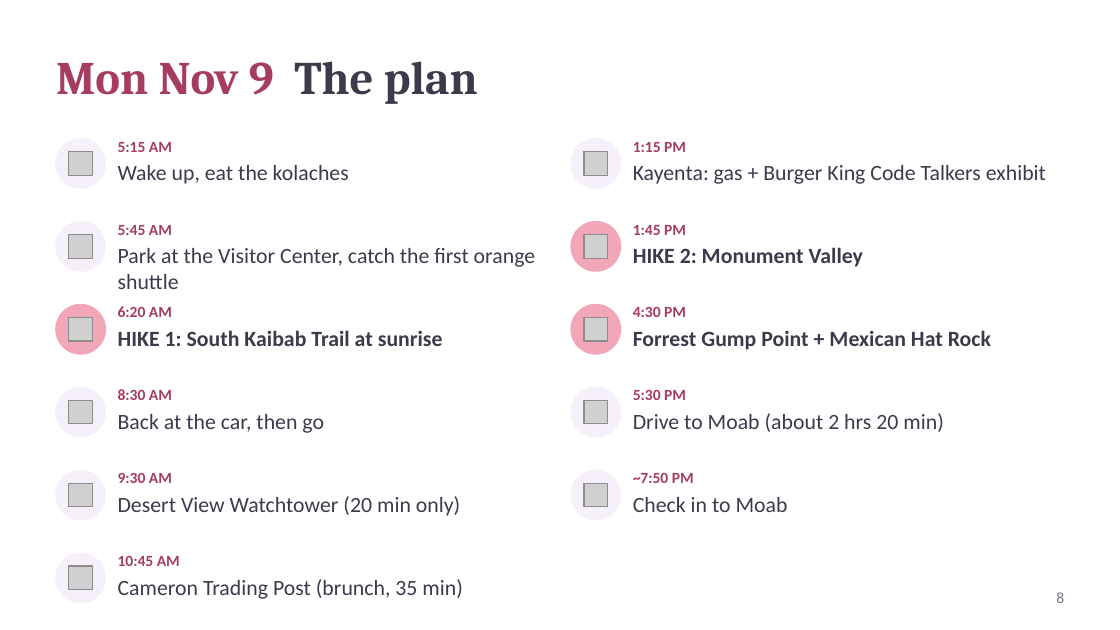
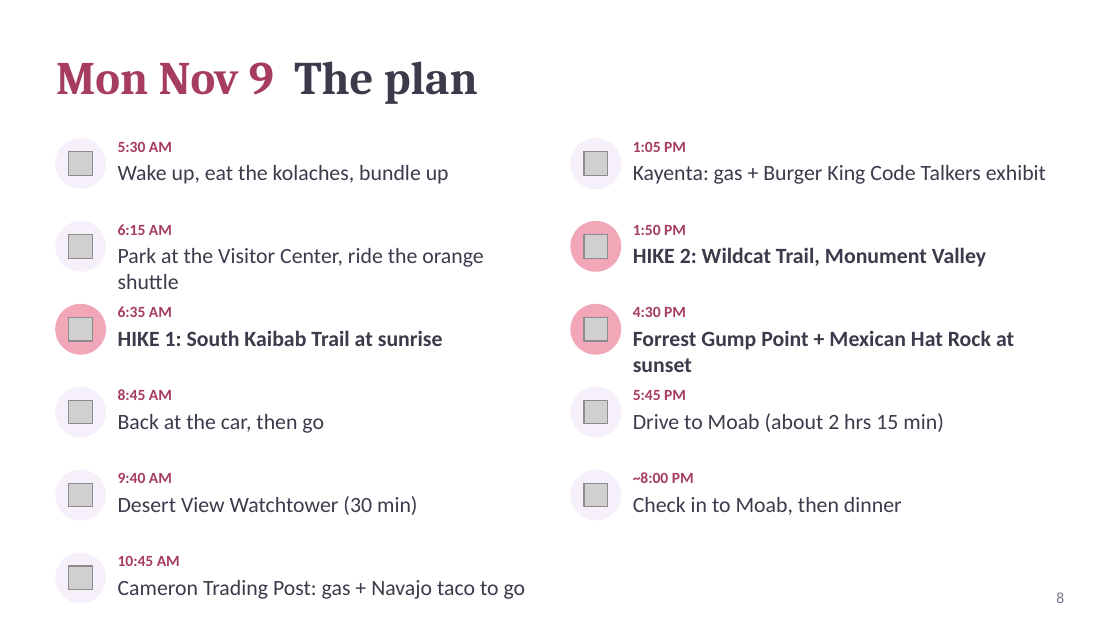
Before and after one commit to kohl-crypto/desert-to-divide, a slide deck: slide 8 of Desert-to-Divide-Tour-Guide.pptx. Drawn at 1120x630 pixels with LibreOffice and Linux fonts; fonts in the diff are those of the drawing; grey boxes stand for pictures. Boxes give left, top, right and bottom in pixels: in the first picture for what was removed or moved away, otherwise in the second. Text is boxed around its words. In the diff, an @@ line names an element or a change of style, - is before the commit and + after.

Commit message:
Itinerary v3: buffers, car/parking/shuttle logistics, SW Colorado flood + weather check, November highlights

```diff
--- a/Desert-to-Divide-Tour-Guide.pptx
+++ b/Desert-to-Divide-Tour-Guide.pptx
@@ text at [118, 142, 172, 152]: text changed @@
-5:15 AM
+5:30 AM
@@ text at [633, 142, 686, 152]: text changed @@
-1:15 PM
+1:05 PM
@@ text at [118, 165, 449, 184]: text changed @@
-Wake up, eat the kolaches
+Wake up, eat the kolaches, bundle up
@@ text at [118, 224, 172, 235]: text changed @@
-5:45 AM
+6:15 AM
@@ text at [633, 225, 686, 235]: text changed @@
-1:45 PM
+1:50 PM
@@ text at [118, 248, 483, 289]: text changed @@
-Park at the Visitor Center, catch the first orange shuttle
+Park at the Visitor Center, ride the orange shuttle
@@ text at [633, 247, 986, 267]: text changed @@
-HIKE 2: Monument Valley
+HIKE 2: Wildcat Trail, Monument Valley
@@ text at [118, 306, 172, 317]: text changed @@
-6:20 AM
+6:35 AM
@@ text at [633, 330, 1014, 372]: text changed @@
-Forrest Gump Point + Mexican Hat Rock
+Forrest Gump Point + Mexican Hat Rock at sunset
@@ text at [118, 389, 172, 400]: text changed @@
-8:30 AM
+8:45 AM
@@ text at [633, 413, 943, 432]: text changed @@
-Drive to Moab (about 2 hrs 20 min)
+Drive to Moab (about 2 hrs 15 min)
@@ text at [633, 390, 686, 400]: text changed @@
-5:30 PM
+5:45 PM
@@ text at [118, 473, 172, 483]: text changed @@
-9:30 AM
+9:40 AM
@@ text at [633, 472, 694, 483]: text changed @@
-~7:50 PM
+~8:00 PM
@@ text at [118, 496, 417, 515]: text changed @@
-Desert View Watchtower (20 min only)
+Desert View Watchtower (30 min)
@@ text at [633, 497, 902, 515]: text changed @@
-Check in to Moab
+Check in to Moab, then dinner
@@ text at [118, 580, 526, 599]: text changed @@
-Cameron Trading Post (brunch, 35 min)
+Cameron Trading Post: gas + Navajo taco to go
```
Also in this commit, not shown: 13 other slides changed, 4 other files.
